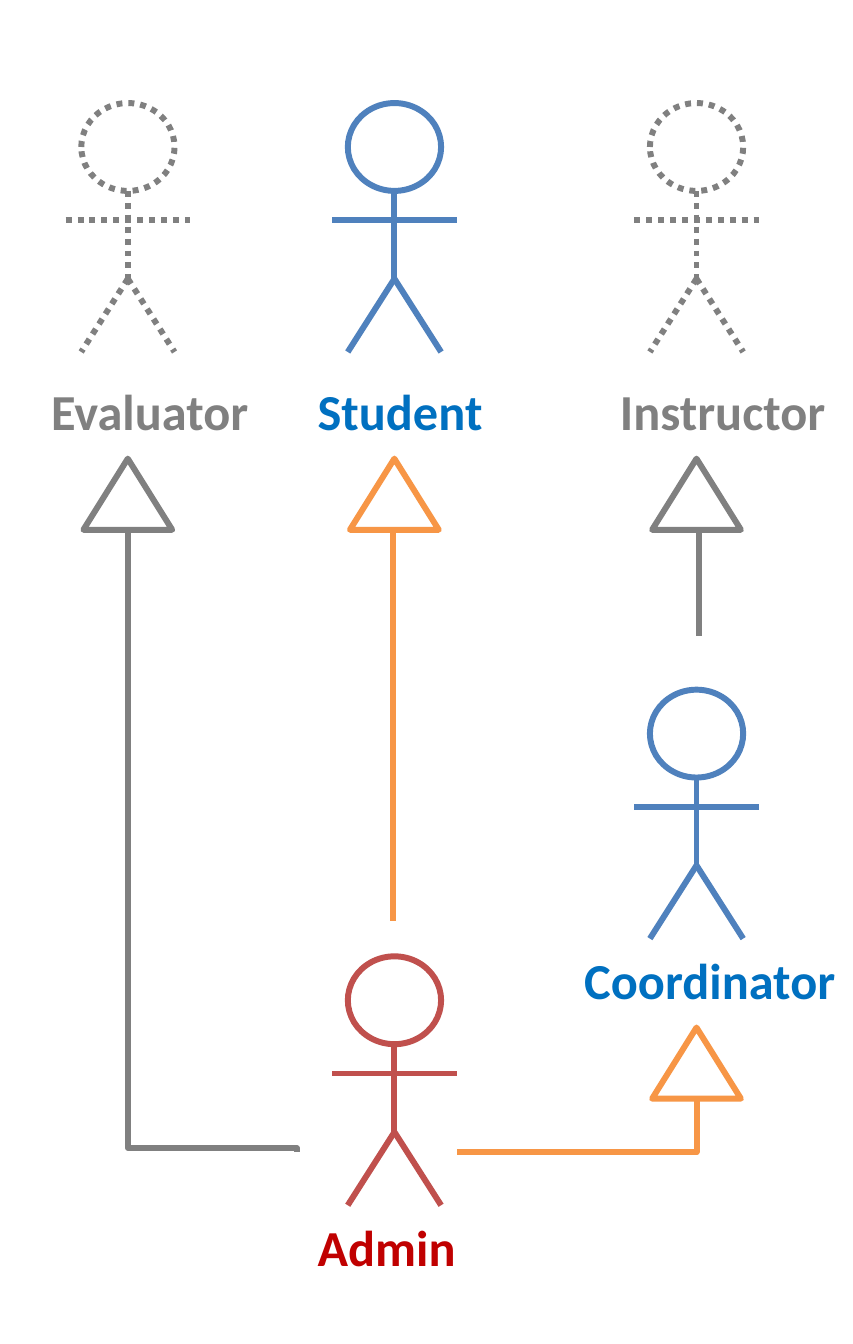
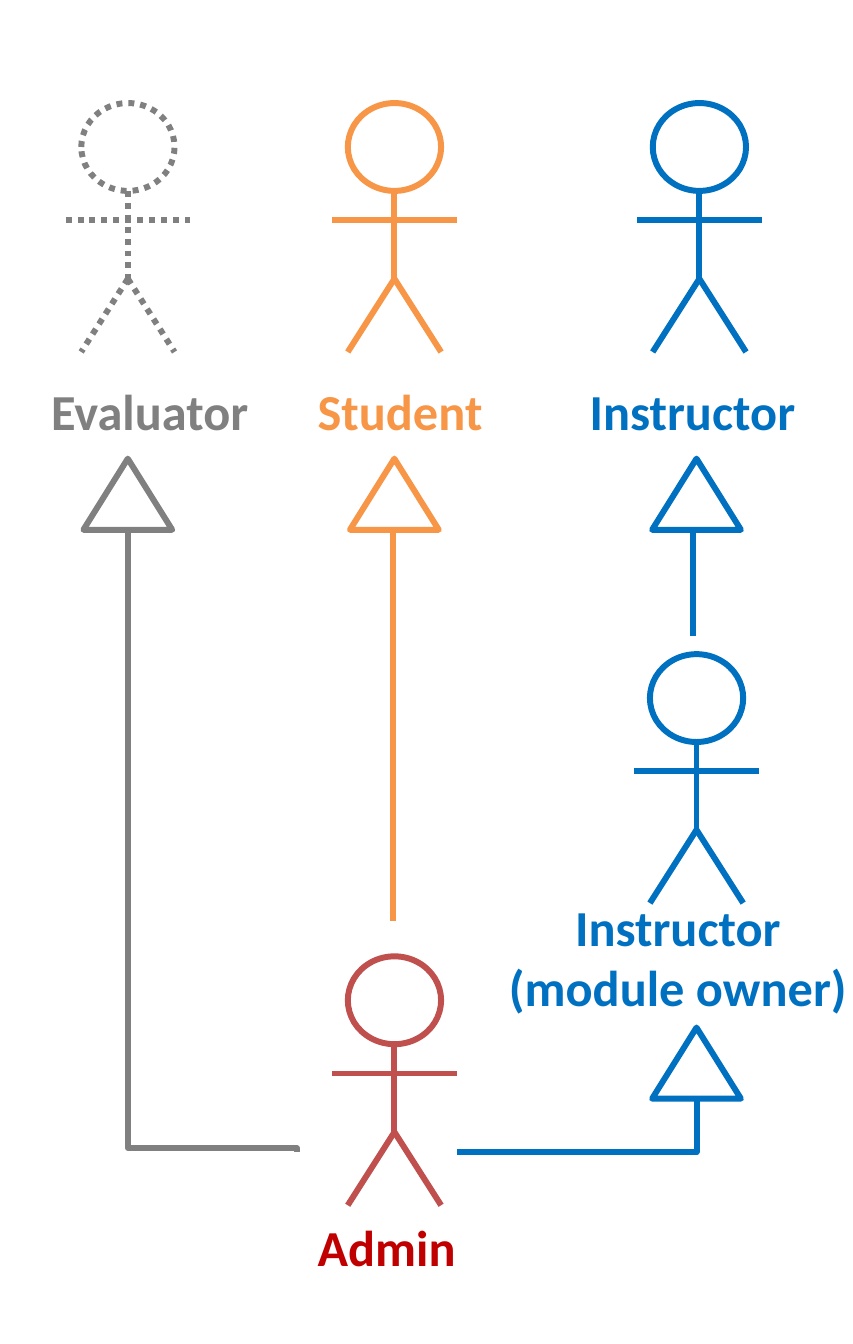
Before and after one commit to TEAMMATES/teammates, a slide deck: slide 1 of doc/diagrams/Actors.pptx. Drawn at 853x1344 pixels with LibreOffice and Linux fonts; fonts in the diff are those of the drawing. Boxes give left, top, right and bottom in pixels: in the first picture for what was removed or moved away, otherwise in the second. Text is boxed around its words. In the diff, an @@ line names an element or a change of style, - is before the commit and + after.

Commit message:
Continuing Issue 404 [Convert 'Coordinator' to 'Instructor'] Stage 3: tweaked to keep Coordinator entity inside Db layer while ther rest of the app users Instructor. Updated DevMan and Spec to reflect changes. Increased max CourseId size 21->30 because some of the course IDs used for testing exceeded 21 char after replacing coord with instructor. Update Issue 404
Former-commit-id: 040d6ea734e02dad61c9d1bec55d6c14987583e7
Former-commit-id: d95a2d5e853b761af4705e7cb110798d452af35c
Former-commit-id: 593708db4764399cea1aeec44e5b5e686a37e850

```diff
--- a/doc/diagrams/Actors.pptx
+++ b/doc/diagrams/Actors.pptx
@@ ellipse at (348,102,441,190): outline #4F81BD 2 pt to #F79646 2 pt @@
@@ ellipse at (653,102,746,190): outline #808080 2 pt dashed to #0070C0 2 pt @@
@@ line (395, 192) - (395, 279): stroke #4F81BD 2 pt to #F79646 2 pt @@
@@ line (699, 192) - (699, 279): stroke #808080 2 pt dashed to #0070C0 2 pt @@
@@ line (333, 220) - (456, 220): stroke #4F81BD 2 pt to #F79646 2 pt @@
@@ line moved from (633, 220) - (759, 220) to (638, 220) - (761, 220) @@
@@ line (638, 220) - (761, 220): stroke #808080 2 pt dashed to #0070C0 2 pt @@
@@ line (395, 279) - (348, 352): stroke #4F81BD 2 pt to #F79646 2 pt @@
@@ line (395, 279) - (441, 352): stroke #4F81BD 2 pt to #F79646 2 pt @@
@@ line (699, 279) - (653, 352): stroke #808080 2 pt dashed to #0070C0 2 pt @@
@@ line (699, 279) - (746, 352): stroke #808080 2 pt dashed to #0070C0 2 pt @@
@@ text "Student" at (318,394,483,431): text colour #0070C0 to #F79646 @@
@@ text "Instructor": place and size @@
-text "Instructor" at (620,397,826,431)
+text "Instructor" at (590,397,796,431)
@@ text "Instructor" at (590,397,796,431): text colour #808080 to #0070C0 @@
@@ triangle at (653,458,742,529): outline #808080 2 pt to #0070C0 2 pt @@
@@ line moved from (699, 512) - (699, 635) to (693, 512) - (693, 635) @@
@@ line (693, 512) - (693, 635): stroke #808080 2 pt to #0070C0 2 pt @@
@@ ellipse at (650,655,744,742): outline #4F81BD 2 pt to #0070C0 2 pt @@
@@ line (697, 742) - (697, 830): stroke #4F81BD 2 pt to #0070C0 2 pt @@
@@ line (633, 772) - (759, 772): stroke #4F81BD 2 pt to #0070C0 2 pt @@
@@ line (697, 830) - (650, 902): stroke #4F81BD 2 pt to #0070C0 2 pt @@
@@ 4 lines, 1 ellipse: place and size @@
-4 lines, 1 ellipse at (633,689,759,938)
+4 lines, 1 ellipse at (633,655,759,902)
@@ line (697, 830) - (744, 902): stroke #4F81BD 2 pt to #0070C0 2 pt @@
@@ text at (509,904,847,1014): text changed @@
-Coordinator
+Instructor (module owner)
@@ triangle at (653,1028,742,1098): outline #F79646 2 pt to #0070C0 2 pt @@
@@ elbow line (697, 1098) - (456, 1152): stroke #F79646 2 pt to #0070C0 2 pt @@
```
Also in this commit, not shown: 33 other files.
